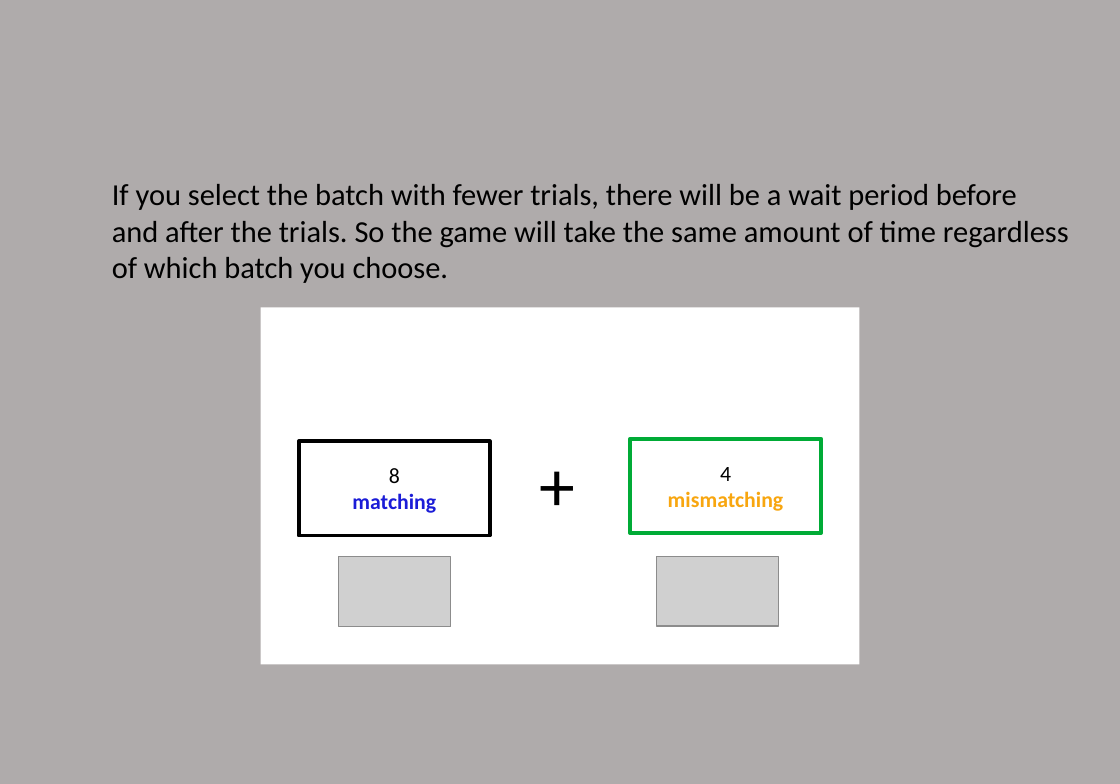
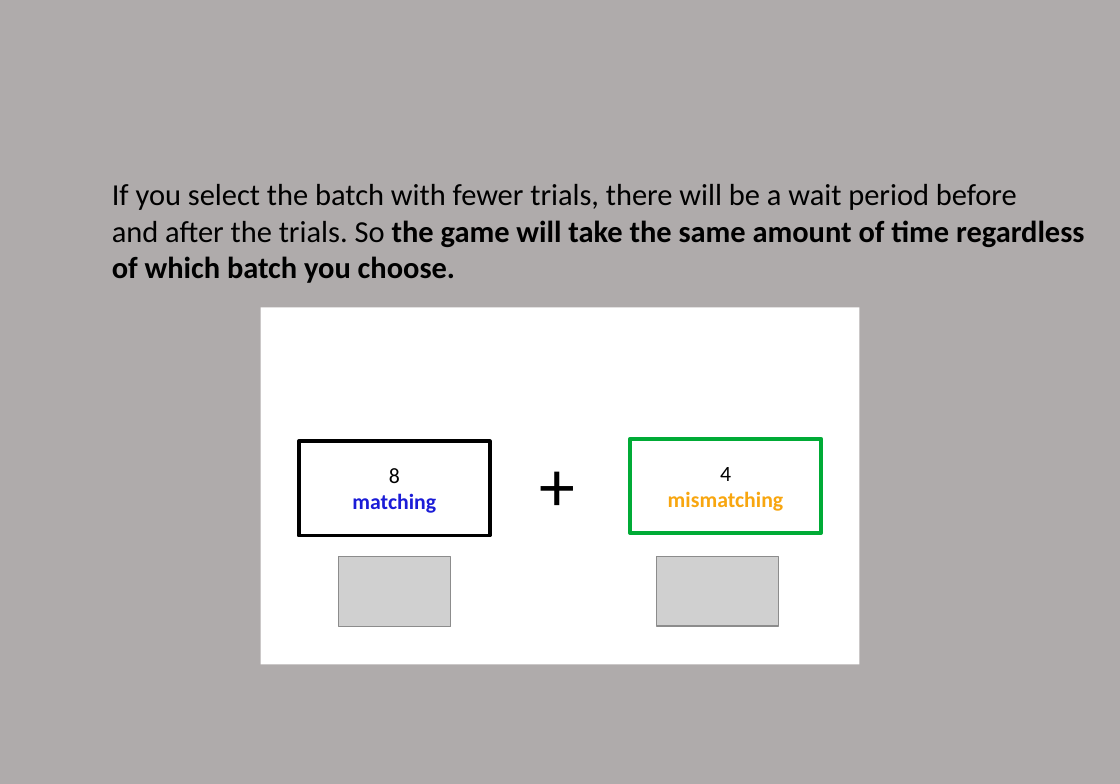
Before and after one commit to lizzytong2589/MSIT-demand-selection, a slide deck: slide 12 of nivturk-prolific/app/static/Instructions/instructions_DST/instructions_DST.pptx. Drawn at 1120x784 pixels with LibreOffice and Linux fonts; fonts in the diff are those of the drawing; grey boxes stand for pictures. Boxes give left, top, right and bottom in pixels: in the first picture for what was removed or moved away, otherwise in the second. Text is boxed around its words. In the diff, an @@ line names an element or a change of style, - is before the commit and + after.

```diff
--- a/nivturk-prolific/app/static/Instructions/instructions_DST/instructions_DST.pptx
+++ b/nivturk-prolific/app/static/Instructions/instructions_DST/instructions_DST.pptx
@@ text at bbox=[112, 220, 1084, 283]: bold on in "the game will take the same amount ...", "of which batch you choose." @@
```
Also in this commit, not shown: 1 other slide changed, 14 other files.
